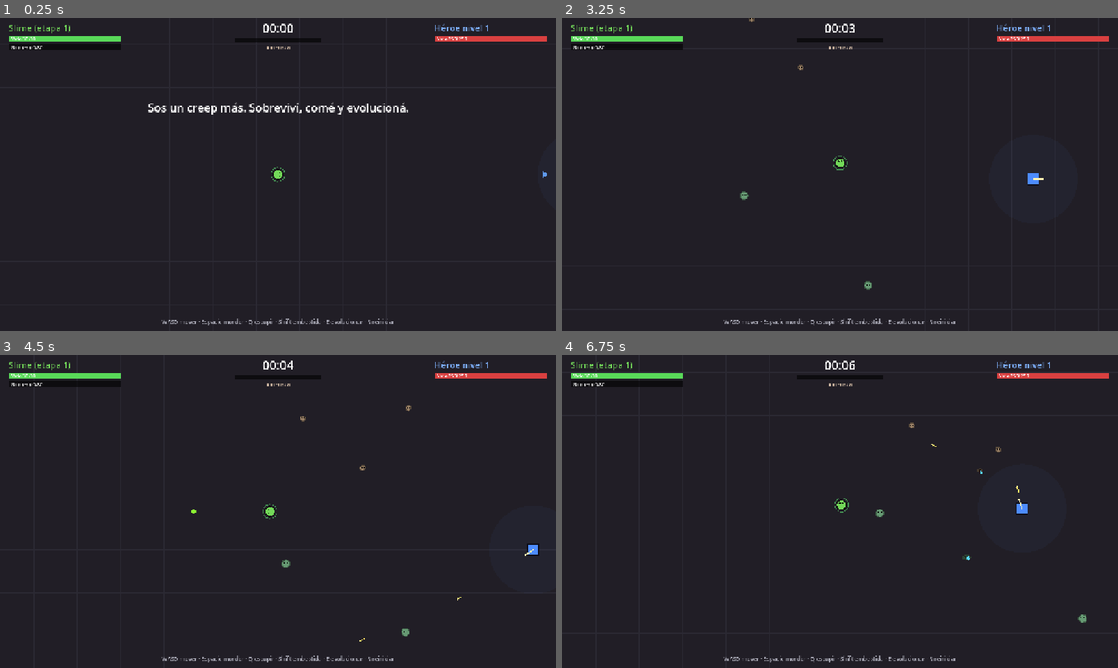
Above: before the commit, frames 1-4 (two rows, left to right).
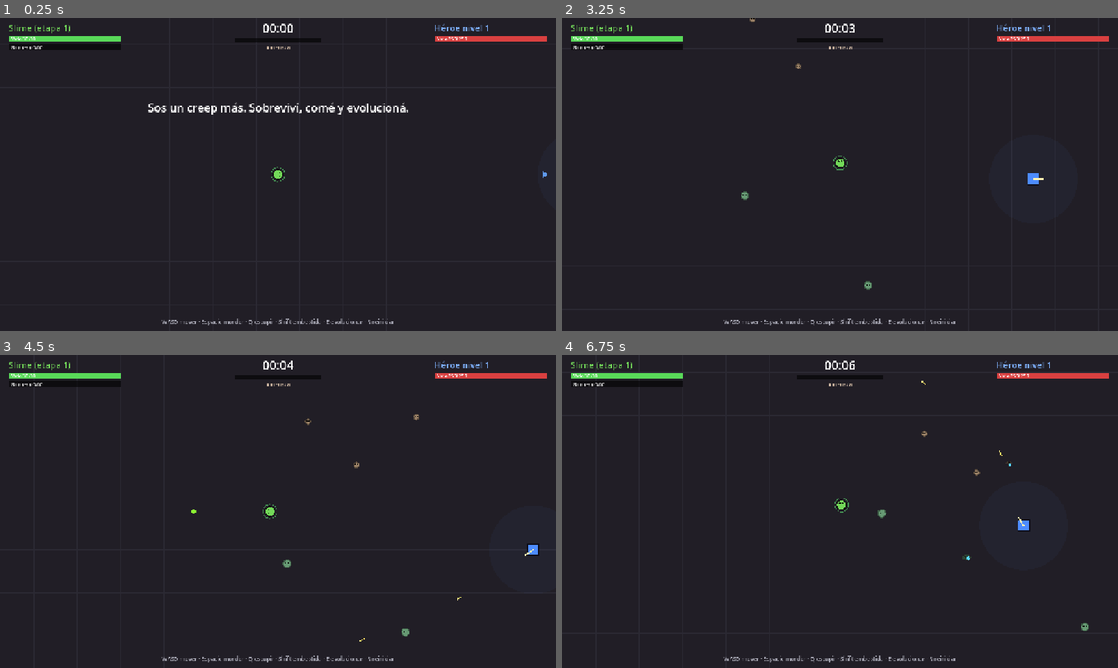
Above: after the commit, the same moments.

Repository: FedeOsorio/survive-the-hero
Game: Godot game, scene res://scenes/main.tscn
Two runs of this game, one before a commit and one after it. Both use one fixed random seed, a clock stepped at 60 frames per second and the inputs below.
Inputs:
- Up to frame 1 (0.25 s): no input
- Up to frame 2 (3.25 s): tap Enter at 0.5 s; hold D (move_right) 0.53-1.28 s; tap Space (bite) at 0.6, 1.55, 2.1, 3.05 s; tap Q (spit) at 0.8, 1.35, 2.3 s; hold S (move_down) 1.28-2.03 s; hold D (move_right) 2.03-2.78 s; hold W (move_up) from 2.78 s (still down); tap Shift (dash) at 2.85 s
- Up to frame 3 (4.5 s): release W (move_up) at 3.53 s; hold A (move_left) from 3.53 s (still down); tap E (evolve) at 3.6 s; tap Q (spit) at 3.8, 4.35 s
- Up to frame 4 (6.75 s): tap Space (bite) at 4.55, 6.05 s; release A (move_left) at 5.03 s; hold S (move_down) 5.03-5.78 s; tap J at 5.1 s; tap Q (spit) at 5.3 s; hold D (move_right) 5.78-6.53 s; tap K at 5.85 s; hold W (move_up) from 6.53 s (still down); tap L at 6.6 s

The runs differ from the first frame. In frame 1, less than 0.1% of the frame differs, in the area x 6-8%, y 8-10%; in frame 2, less than 0.1%; in frame 3, 0.1%; in frame 4, 0.3%, in the area x 6-95%, y 8-89%.

Commit message:
Segunda ronda: héroe sin regeneración, esquiva y arqueros
- El héroe ya no se regenera: se cura solo al subir de nivel.
- Sin aura: el héroe ataca solo con flechas. El tajo de espada queda programado pero apagado.
- El héroe intenta esquivar los escupitajos que vienen hacia él (60% de las veces).
- Nuevo creep arquero que ataca al héroe a distancia.
- Evoluciones más baratas (60 / 220 / 550).

Diff:
--- a/scripts/balance.gd
+++ b/scripts/balance.gd
@@ -10,9 +10,9 @@
 # Cada etapa reemplaza los stats de la anterior. "cost" es la biomasa necesaria
 # para pasar a la siguiente etapa (-1 = etapa final).
 const CREEP_STAGES := [
-	{"name": "Slime", "hp": 30.0, "speed": 170.0, "bite": 4.0, "radius": 10.0, "cost": 80.0, "color": Color(0.45, 0.85, 0.35)},
-	{"name": "Esqueleto", "hp": 75.0, "speed": 180.0, "bite": 10.0, "radius": 13.0, "cost": 350.0, "color": Color(0.9, 0.88, 0.75)},
-	{"name": "Cultista", "hp": 190.0, "speed": 190.0, "bite": 25.0, "radius": 17.0, "cost": 900.0, "color": Color(0.6, 0.35, 0.8)},
+	{"name": "Slime", "hp": 30.0, "speed": 170.0, "bite": 4.0, "radius": 10.0, "cost": 60.0, "color": Color(0.45, 0.85, 0.35)},
+	{"name": "Esqueleto", "hp": 75.0, "speed": 180.0, "bite": 10.0, "radius": 13.0, "cost": 220.0, "color": Color(0.9, 0.88, 0.75)},
+	{"name": "Cultista", "hp": 190.0, "speed": 190.0, "bite": 25.0, "radius": 17.0, "cost": 550.0, "color": Color(0.6, 0.35, 0.8)},
 	{"name": "Demonio", "hp": 470.0, "speed": 200.0, "bite": 62.0, "radius": 23.0, "cost": -1.0, "color": Color(0.9, 0.2, 0.15)},
 ]
 const BITE_COOLDOWN := 0.6
@@ -38,7 +38,7 @@
 # --- Héroe -------------------------------------------------------------------
 const HERO_HP := 250.0
 const HERO_HP_PER_LEVEL := 12.0
-const HERO_REGEN := 1.5
+const HERO_LEVEL_HEAL := 0.25 # al subir de nivel recupera este % de su vida máxima (no tiene regeneración)
 const HERO_SPEED := 150.0
 const HERO_RADIUS := 14.0
 const HERO_ARROW_DAMAGE := 16.0
@@ -53,12 +53,20 @@
 const HERO_LEVELS_PER_EXTRA_ARROW := 6
 const HERO_ARROW_PIERCE := 1 # enemigos extra que atraviesa cada flecha
 const HERO_LEVELS_PER_PIERCE := 6
-# Aura sagrada: daño pasivo alrededor del héroe. También le pega al jugador.
-const HERO_AURA_LEVEL := 4
-const HERO_AURA_RADIUS := 70.0
-const HERO_AURA_RADIUS_PER_LEVEL := 1.5
-const HERO_AURA_DPS := 4.0
-const HERO_AURA_DPS_PER_LEVEL := 0.6
+# Tajo de espada: ataque cuerpo a cuerpo en arco, con aviso previo para poder esquivarlo.
+# Apagado por ahora: los poderes extra del héroe se definen cuando el creep
+# tenga habilidades para contrarrestarlos.
+const HERO_SLASH_ENABLED := false
+const HERO_SLASH_LEVEL := 3
+const HERO_SLASH_COOLDOWN := 1.4
+const HERO_SLASH_WINDUP := 0.25
+const HERO_SLASH_RADIUS := 75.0
+const HERO_SLASH_RADIUS_PER_LEVEL := 1.0
+const HERO_SLASH_ARC_DEG := 130.0
+const HERO_SLASH_DAMAGE_MULT := 1.5 # daño del tajo = daño de flecha * esto
+# Esquivar proyectiles del jugador
+const HERO_DODGE_CHANCE := 0.6
+const HERO_DODGE_LOOKAHEAD := 260.0
 const HERO_REACTION_MIN := 0.15
 const HERO_REACTION_MAX := 0.3
 const HERO_AIM_ERROR_DEG := 6.0
@@ -77,6 +85,8 @@
 const MINION_TYPES := {
 	"rata": {"hp": 6.0, "speed": 120.0, "dps": 3.0, "radius": 7.0, "xp": 1.0, "biomass": 0.4, "color": Color(0.6, 0.5, 0.4)},
 	"zombi": {"hp": 16.0, "speed": 80.0, "dps": 5.0, "radius": 10.0, "xp": 2.0, "biomass": 0.8, "color": Color(0.4, 0.6, 0.45)},
+	"arquero": {"hp": 10.0, "speed": 70.0, "dps": 0.0, "radius": 9.0, "xp": 2.0, "biomass": 0.8, "color": Color(0.55, 0.4, 0.75),
+		"range": 260.0, "shot_cooldown": 2.2, "shot_damage": 4.0},
 	"bruto": {"hp": 60.0, "speed": 60.0, "dps": 10.0, "radius": 16.0, "xp": 5.0, "biomass": 2.5, "color": Color(0.6, 0.3, 0.3)},
 }
 const MAX_MINIONS := 300
@@ -98,6 +108,8 @@
 	var r := rng.randf()
 	if minute > 3.0 and r < minf(0.05 + minute * 0.02, 0.25):
 		return "bruto"
+	if minute > 1.0 and r < 0.4 and r >= 0.25:
+		return "arquero"
 	if r < 0.55:
 		return "rata"
 	return "zombi"
--- a/scripts/creep.gd
+++ b/scripts/creep.gd
@@ -124,7 +124,7 @@
 	var to_hero: Vector2 = world.hero.position - position
 	if to_hero.length() <= B.SPIT_RANGE:
 		dir = to_hero.normalized()
-	world.spawn_spit(position + dir * radius, dir, bite * B.SPIT_DAMAGE_MULT)
+	world.spawn_spit(position + dir * radius, dir, bite * B.SPIT_DAMAGE_MULT, true)
 
 
 ## Bot muy simple para el modo --bot: come, evoluciona y ataca cuando es fuerte.
--- a/scripts/hero.gd
+++ b/scripts/hero.gd
@@ -1,6 +1,7 @@
 extends Node2D
 ## El héroe controlado por la IA. Versión del hito 1: farmea la horda,
-## kitea, junta experiencia, sube de nivel y se retira con poca vida.
+## kitea, junta experiencia, sube de nivel, esquiva proyectiles y se retira
+## con poca vida. No se regenera: solo se cura al subir de nivel.
 ## Al jugador lo trata como un creep más hasta que lo detecta.
 
 const B := preload("res://scripts/balance.gd")
@@ -25,6 +26,10 @@
 var _flash := 0.0
 var _hurt := 0.0
 var _level_fx := 0.0
+var _slash_cd := 0.0
+var _slash_windup := 0.0
+var _slash_dir := Vector2.RIGHT
+var _slash_fx := 0.0
 var _rng := RandomNumberGenerator.new()
 
 
@@ -36,8 +41,6 @@
 func _process(delta: float) -> void:
 	if not world.running:
 		return
-	hp = minf(max_hp, hp + B.HERO_REGEN * delta)
-
 	_think_t -= delta
 	if _think_t <= 0.0:
 		_think_t = _rng.randf_range(B.HERO_REACTION_MIN, B.HERO_REACTION_MAX)
@@ -56,8 +59,8 @@
 		_fire_t = cooldown
 		_fire()
 
-	if level >= B.HERO_AURA_LEVEL:
-		_aura(delta)
+	if B.HERO_SLASH_ENABLED and level >= B.HERO_SLASH_LEVEL:
+		_update_slash(delta)
 
 	_flash = maxf(_flash - delta, 0.0)
 	_hurt = maxf(_hurt - delta, 0.0)
@@ -69,19 +72,48 @@
 	return B.HERO_PICKUP_RADIUS + level * B.HERO_PICKUP_PER_LEVEL
 
 
-func aura_radius() -> float:
-	return B.HERO_AURA_RADIUS + level * B.HERO_AURA_RADIUS_PER_LEVEL
-
-
-func _aura(delta: float) -> void:
-	var r := aura_radius()
-	var dmg := (B.HERO_AURA_DPS + level * B.HERO_AURA_DPS_PER_LEVEL) * delta
-	for m in world.minions.duplicate():
-		if position.distance_to(m.position) < r + m.radius:
-			m.take_damage(dmg)
+func slash_radius() -> float:
+	return B.HERO_SLASH_RADIUS + level * B.HERO_SLASH_RADIUS_PER_LEVEL
+
+
+## Tajo: cuando hay enemigos encima, avisa (windup) y después golpea en arco.
+func _update_slash(delta: float) -> void:
+	_slash_cd = maxf(_slash_cd - delta, 0.0)
+	_slash_fx = maxf(_slash_fx - delta, 0.0)
+	var r := slash_radius()
+	if _slash_windup > 0.0:
+		_slash_windup -= delta
+		if _slash_windup <= 0.0:
+			_do_slash(r)
+		return
+	if _slash_cd > 0.0:
+		return
+	var close = _nearest_enemy(r)
+	if close != null:
+		_slash_dir = (close.position - position).normalized()
+		_slash_windup = B.HERO_SLASH_WINDUP
+		_slash_cd = B.HERO_SLASH_COOLDOWN
+
+
+func _do_slash(r: float) -> void:
+	_slash_fx = 0.15
+	var half := deg_to_rad(B.HERO_SLASH_ARC_DEG) * 0.5
+	var dmg := damage * B.HERO_SLASH_DAMAGE_MULT
+	var victims: Array = world.minions.duplicate()
+	victims.append(world.player)
+	for v in victims:
+		var to_v: Vector2 = v.position - position
+		if to_v.length() < r + v.radius and absf(_slash_dir.angle_to(to_v)) <= half:
+			v.take_damage(dmg)
+
+
+func _nearest_enemy(max_dist: float):
+	var close = _nearest(world.minions, max_dist)
 	var p = world.player
-	if position.distance_to(p.position) < r + p.radius:
-		p.take_damage(dmg)
+	var pd := position.distance_to(p.position)
+	if pd < max_dist and (close == null or pd < position.distance_to(close.position)):
+		return p
+	return close
 
 
 func _target_valid() -> bool:
@@ -131,7 +163,20 @@
 		elif d < ideal - 60.0:
 			steer -= to_t / d * 0.8
 
-	# 4. no quedarse contra la pared
+	# 4. esquivar proyectiles que vienen hacia él (no siempre lo logra)
+	for s in world.spits:
+		if s.dodge_roll > B.HERO_DODGE_CHANCE:
+			continue
+		var rel: Vector2 = position - s.position
+		var along: float = rel.dot(s.direction)
+		if along <= 0.0 or along > B.HERO_DODGE_LOOKAHEAD:
+			continue
+		var lateral: Vector2 = rel - s.direction * along
+		if lateral.length() < radius + 14.0:
+			var side: Vector2 = lateral.normalized() if lateral.length() > 0.5 else s.direction.orthogonal()
+			steer += side * 4.0
+
+	# 5. no quedarse contra la pared
 	var margin := 200.0
 	var center := B.ARENA_SIZE * 0.5
 	if position.x < margin or position.y < margin or position.x > B.ARENA_SIZE.x - margin or position.y > B.ARENA_SIZE.y - margin:
@@ -194,7 +239,7 @@
 func _level_up() -> void:
 	level += 1
 	max_hp += B.HERO_HP_PER_LEVEL
-	hp += B.HERO_HP_PER_LEVEL
+	hp = minf(max_hp, hp + B.HERO_HP_PER_LEVEL + max_hp * B.HERO_LEVEL_HEAL)
 	damage *= B.HERO_DAMAGE_PER_LEVEL
 	cooldown = maxf(cooldown * B.HERO_COOLDOWN_PER_LEVEL, B.HERO_MIN_COOLDOWN)
 	arrows = 1 + level / B.HERO_LEVELS_PER_EXTRA_ARROW
@@ -231,9 +276,15 @@
 	if world.enraged:
 		body = body.lerp(Color(1, 0.3, 0.2), 0.5)
 	draw_circle(Vector2.ZERO, pickup_radius(), Color(0.3, 0.55, 1.0, 0.04))
-	if level >= B.HERO_AURA_LEVEL:
-		draw_circle(Vector2.ZERO, aura_radius(), Color(1.0, 0.95, 0.5, 0.08))
-		draw_arc(Vector2.ZERO, aura_radius(), 0.0, TAU, 32, Color(1.0, 0.95, 0.5, 0.35), 1.5)
+	var half := deg_to_rad(B.HERO_SLASH_ARC_DEG) * 0.5
+	var a := _slash_dir.angle()
+	if _slash_windup > 0.0:
+		var pts := PackedVector2Array([Vector2.ZERO])
+		for i in 13:
+			pts.append(Vector2.from_angle(a - half + half * 2.0 * i / 12.0) * slash_radius())
+		draw_colored_polygon(pts, Color(1.0, 0.3, 0.2, 0.18))
+	if _slash_fx > 0.0:
+		draw_arc(Vector2.ZERO, slash_radius() * 0.85, a - half, a + half, 16, Color(1, 1, 0.85, 0.9), 6.0)
 	draw_rect(Rect2(Vector2(-radius, -radius), Vector2(radius, radius) * 2.0), Color(0.05, 0.05, 0.1))
 	draw_rect(Rect2(Vector2(-radius + 2, -radius + 2), Vector2(radius - 2, radius - 2) * 2.0), body)
 	draw_line(Vector2.ZERO, _aim * (radius + 10.0), Color(1, 0.95, 0.7), 3.0)
--- a/scripts/main.gd
+++ b/scripts/main.gd
@@ -32,6 +32,7 @@
 var minions: Array = []
 var corpses: Array = []
 var gems: Array = []
+var spits: Array = []
 
 var hud
 var _entities: Node2D
@@ -166,13 +167,20 @@
 	_entities.add_child(p)
 
 
-func spawn_spit(from: Vector2, dir: Vector2, damage: float) -> void:
+func spawn_spit(from: Vector2, dir: Vector2, damage: float, from_player: bool) -> void:
 	var s = Spit.new()
 	s.world = self
 	s.position = from
 	s.direction = dir
 	s.damage = damage
+	s.from_player = from_player
+	spits.append(s)
 	_entities.add_child(s)
+
+
+func remove_spit(s) -> void:
+	spits.erase(s)
+	s.queue_free()
 
 
 # --- Amenaza y fin de partida ------------------------------------------------
--- a/scripts/minion.gd
+++ b/scripts/minion.gd
@@ -14,6 +14,10 @@
 var xp := 1.0
 var biomass := 1.0
 var color := Color.WHITE
+var shot_range := 0.0 # > 0: ataca a distancia
+var shot_cooldown := 0.0
+var shot_damage := 0.0
+var _shot_t := 0.0
 var _flash := 0.0
 
 
@@ -28,6 +32,10 @@
 	xp = d.xp
 	biomass = d.biomass
 	color = d.color
+	shot_range = d.get("range", 0.0)
+	shot_cooldown = d.get("shot_cooldown", 0.0)
+	shot_damage = d.get("shot_damage", 0.0)
+	_shot_t = randf() * shot_cooldown
 	z_index = 1
 
 
@@ -39,10 +47,17 @@
 	var dist := to_hero.length()
 	var touch: float = radius + hero.radius
 	var move := Vector2.ZERO
-	if dist > touch:
+	if shot_range > 0.0:
+		if dist > shot_range * 0.9:
+			move = to_hero / dist
+		_shot_t -= delta
+		if _shot_t <= 0.0 and dist <= shot_range:
+			_shot_t = shot_cooldown
+			world.spawn_spit(position, to_hero / dist, shot_damage, false)
+	elif dist > touch:
 		move = to_hero / dist
 	# margen extra para que la separación de la horda no los deje justo afuera
-	if dist <= touch + 6.0:
+	if dps > 0.0 and dist <= touch + 6.0:
 		hero.take_damage(dps * delta, false)
 
 	# separación barata para que la horda no se apile en un solo punto
--- a/scripts/spit.gd
+++ b/scripts/spit.gd
@@ -1,16 +1,20 @@
 extends Node2D
-## Escupitajo ácido del creep. Solo le hace daño al héroe.
+## Proyectil de un creep (el escupitajo del jugador o el disparo de un arquero).
+## Solo le hace daño al héroe.
 
 const B := preload("res://scripts/balance.gd")
 
 var world
 var direction := Vector2.RIGHT
 var damage := 1.0
+var from_player := true
+var dodge_roll := 0.0 # se sortea una vez: decide si el héroe intenta esquivarlo
 var _travelled := 0.0
 
 
 func _ready() -> void:
 	z_index = 3
+	dodge_roll = randf()
 
 
 func _process(delta: float) -> void:
@@ -20,14 +24,15 @@
 	position += direction * step
 	_travelled += step
 	if _travelled > B.SPIT_RANGE:
-		queue_free()
+		world.remove_spit(self)
 		return
 	var hero = world.hero
 	if position.distance_to(hero.position) < hero.radius + 5.0:
-		hero.take_damage(damage, true)
-		queue_free()
+		hero.take_damage(damage, from_player)
+		world.remove_spit(self)
 
 
 func _draw() -> void:
-	draw_circle(Vector2.ZERO, 5.0, Color(0.55, 0.95, 0.2))
-	draw_circle(-direction * 5.0, 3.0, Color(0.55, 0.95, 0.2, 0.5))
+	var c := Color(0.55, 0.95, 0.2) if from_player else Color(0.7, 0.5, 1.0)
+	draw_circle(Vector2.ZERO, 5.0, c)
+	draw_circle(-direction * 5.0, 3.0, Color(c, 0.5))
Not shown, changed: README.md
